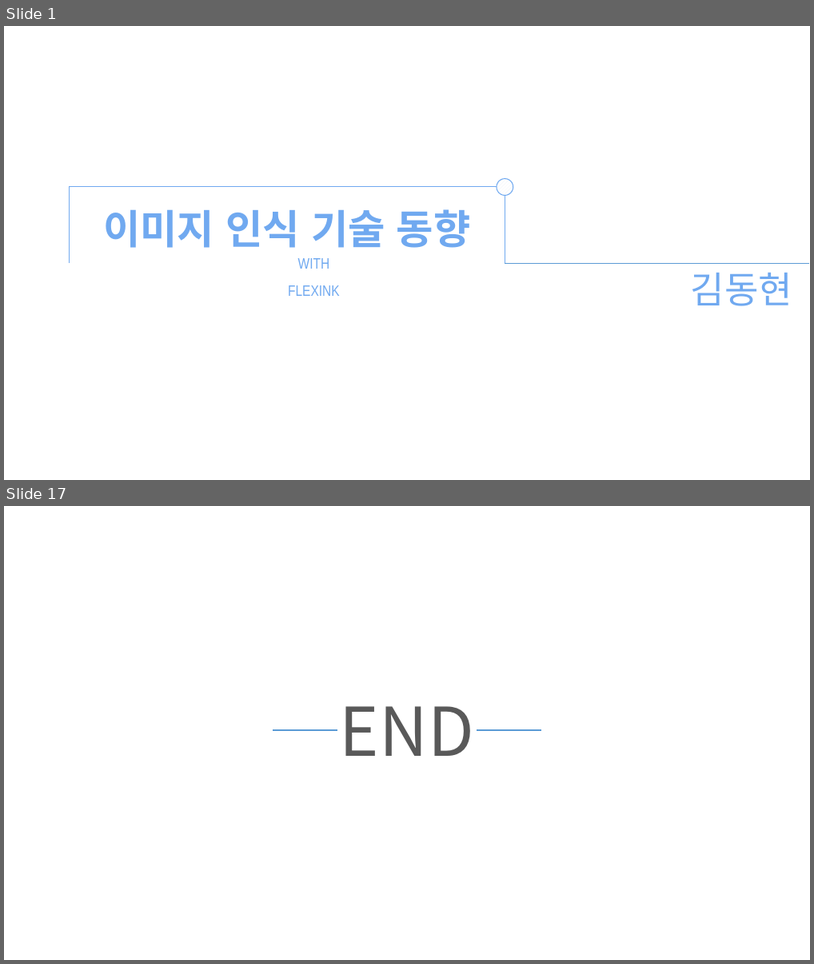
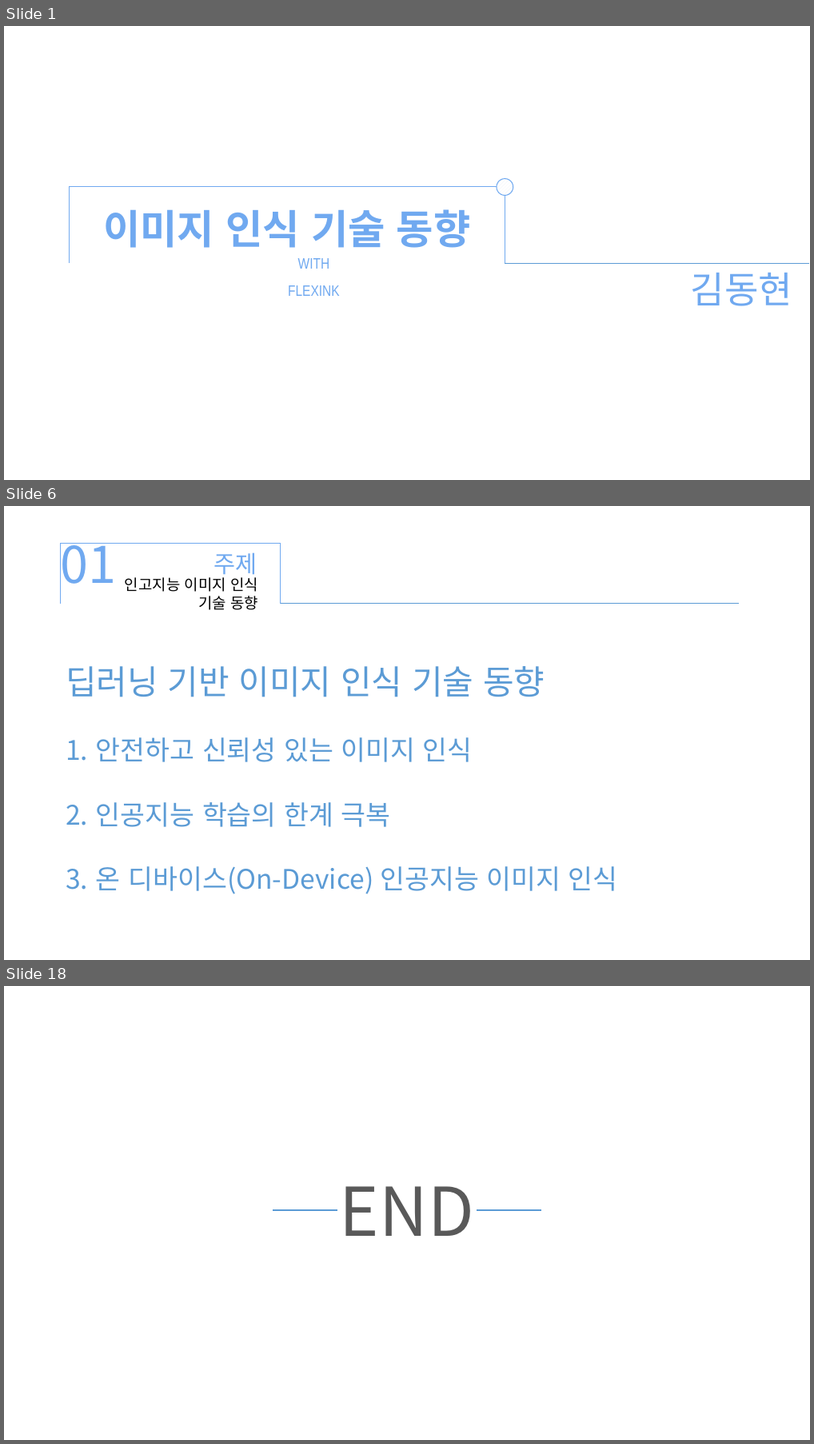
Before and after one commit to xddongx/flexink, a slide deck: 이미지 인식 기술/이미지 인식 기술_KDH.pptx. Shown one above the other, each under a label of ours: slides 1 and 17 before the commit, slides 1, 6 and 18 after it; the slides between them are not shown. The pictures are 814x964 and 814x1444 pixels, drawn with LibreOffice and Linux fonts; fonts in the diff are those of the drawing. Boxes give left, top, right and bottom in pixels: in the first picture for what was removed or moved away, otherwise in the second. Text is boxed around its words. In the diff, an @@ line names an element or a change of style, - is before the commit and + after.

```diff
--- a/이미지 인식 기술/이미지 인식 기술_KDH.pptx
+++ b/이미지 인식 기술/이미지 인식 기술_KDH.pptx
@@ slide 6 added at <box>4,506,810,960</box>, background #FFFFFF @@
@@ right bracket added at <box>60,543,281,603</box>, outline #70A9F0 0.5 pt @@
@@ text added at <box>61,543,117,584</box>, 60 pt, text #70A9F0 @@
+01
@@ text added at <box>214,552,257,579</box>, 28 pt, text #70A9F0 @@
+주제
@@ text added at <box>125,577,258,610</box>, 18 pt, text #000000 @@
+인고지능 이미지 인식 기술 동향
@@ line added from (281, 604) to (740, 604), #5B9BD5 0.5 pt @@
@@ text added at <box>66,666,618,894</box>, 32 pt, text #5B9BD5 @@
+딥러닝 기반 이미지 인식 기술 동향
+1. 안전하고 신뢰성 있는 이미지 인식
+2. 인공지능 학습의 한계 극복
+3. 온 디바이스(On-Device) 인공지능 이미지 인식
@@ what was slide 17 is now slide 18 @@
```
Also in this commit, not shown: 2 slides changed, 13 other slides added, 13 slides removed, 11 other files.
